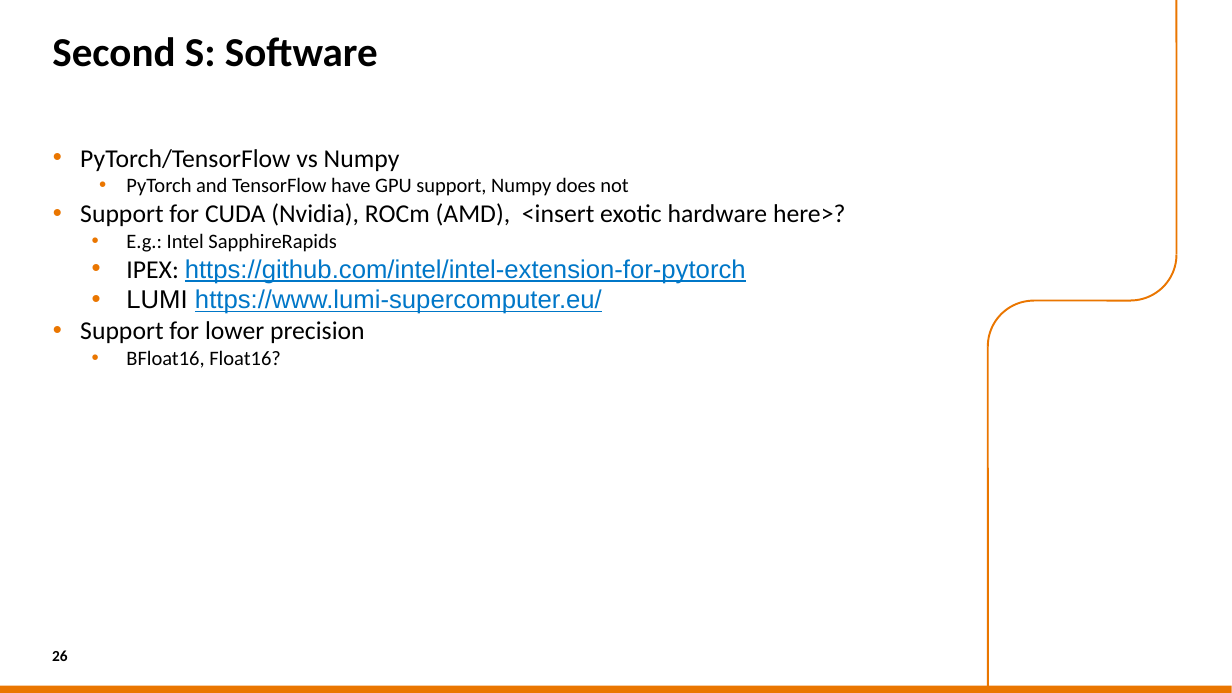
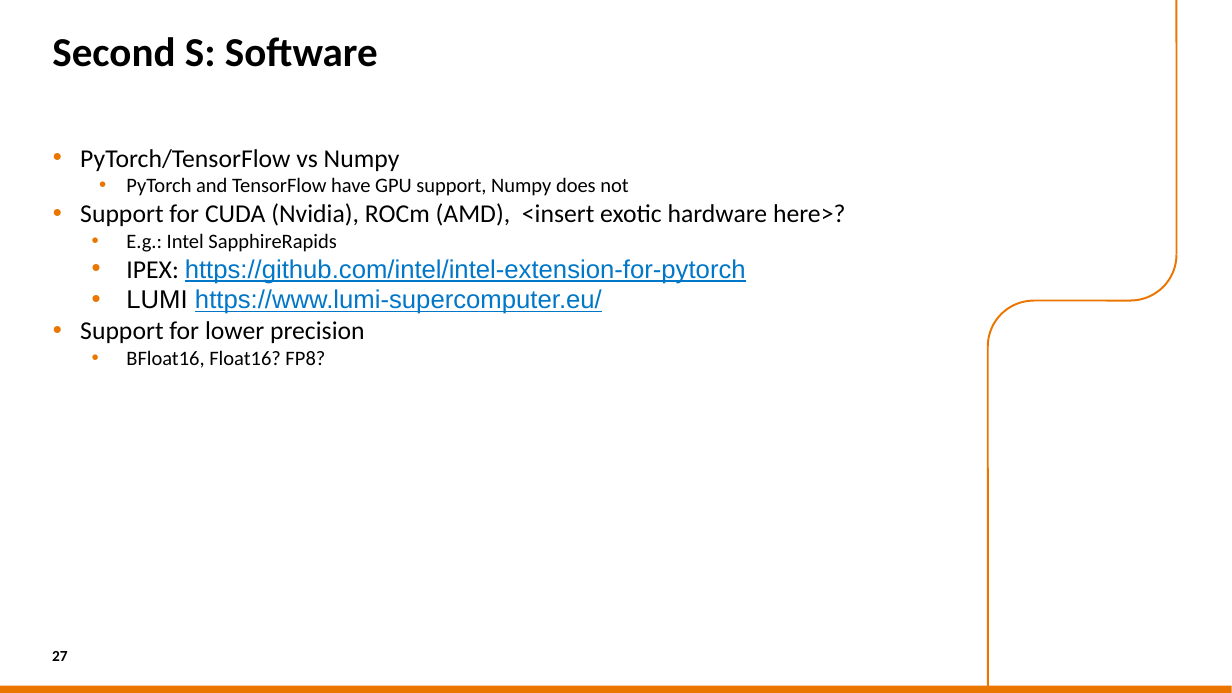
Before and after one commit to sara-nl/HPML-course-materials, a slide deck: slide 27 of Day2/slides/hw_and_software_features.pptx (slide 26 before the commit). Drawn at 1232x693 pixels with LibreOffice and Linux fonts; fonts in the diff are those of the drawing; background and template pictures are left out. Boxes give left, top, right and bottom in pixels: in the first picture for what was removed or moved away, otherwise in the second. Text is boxed around its words. In the diff, an @@ line names an element or a change of style, - is before the commit and + after.

```diff
--- a/Day2/slides/hw_and_software_features.pptx
+++ b/Day2/slides/hw_and_software_features.pptx
@@ text at box(126, 350, 325, 368): text changed @@
-  • BFloat16, Float16?
+  • BFloat16, Float16? FP8?
@@ page number at box(52, 651, 68, 661): text changed @@
-26
+27
```
Also in this commit, not shown: 15 other slides changed, 1 slide added, 1 other file.
